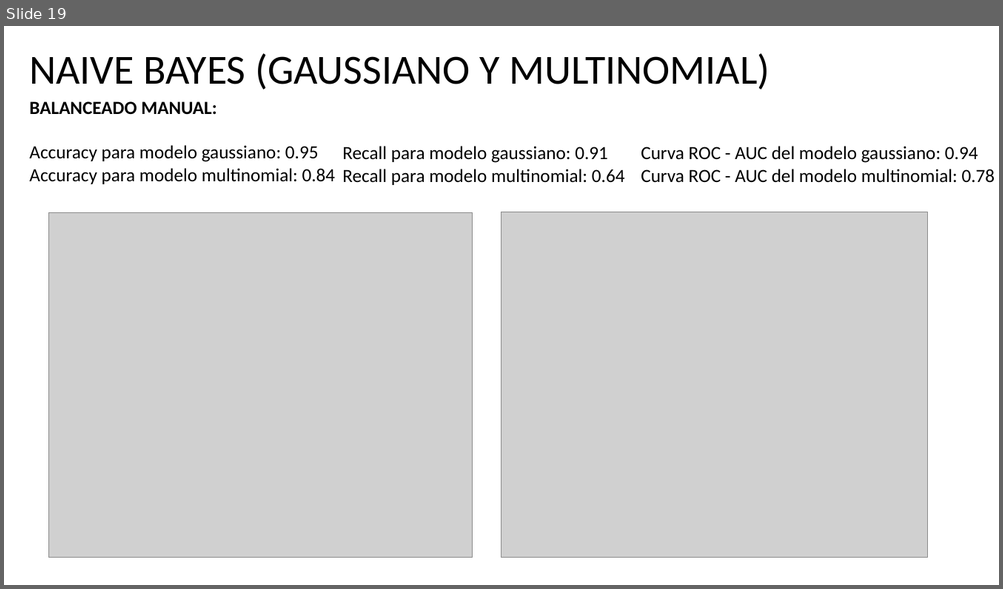
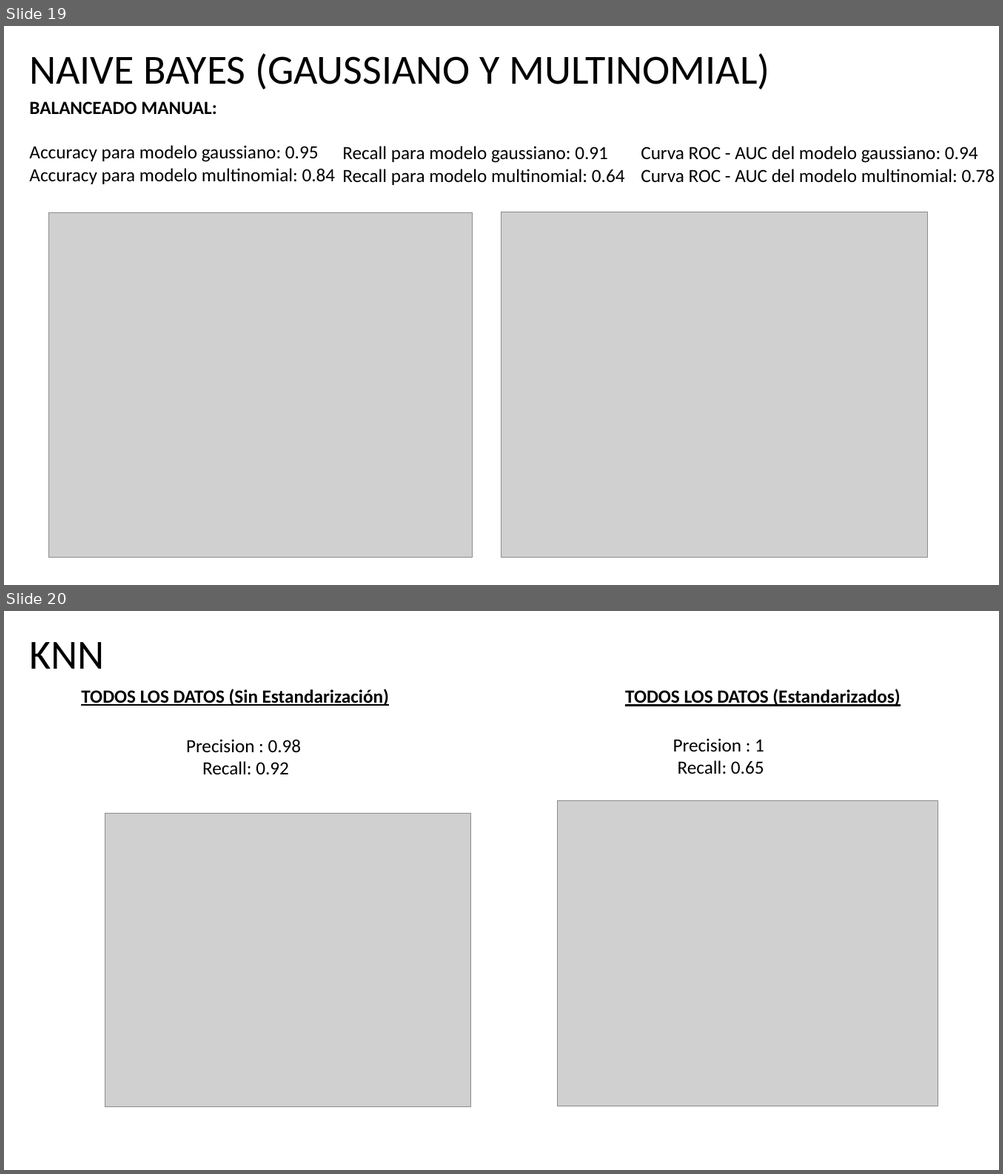
Before and after one commit to asasa293/limpieza_datos, a slide deck: TP3/TP3_Grupo12.pptx. Shown one above the other, each under a label of ours: slide 19 before the commit, slides 19 and 20 after it. The pictures are 1003x589 and 1003x1174 pixels, drawn with LibreOffice and Linux fonts; fonts in the diff are those of the drawing; grey boxes stand for pictures. Boxes give left, top, right and bottom in pixels: in the first picture for what was removed or moved away, otherwise in the second. Text is boxed around its words. In the diff, an @@ line names an element or a change of style, - is before the commit and + after.

```diff
--- a/TP3/TP3_Grupo12.pptx
+++ b/TP3/TP3_Grupo12.pptx
@@ slide 20 added at (x1=4, y1=611, x2=999, y2=1170), background #FFFFFF @@
@@ text added at (x1=29, y1=642, x2=104, y2=669), 40 pt, text #000000 @@
+KNN
@@ text added at (x1=81, y1=689, x2=389, y2=706), 18 pt, text #000000, bold, underline @@
+TODOS LOS DATOS (Sin Estandarización)
@@ text added at (x1=625, y1=689, x2=899, y2=706), 18 pt, text #000000, bold, underline @@
+TODOS LOS DATOS (Estandarizados)
@@ text added at (x1=186, y1=739, x2=301, y2=775), 18 pt, text #000000 @@
+Precision : 0.98
+Recall: 0.92
@@ text added at (x1=673, y1=738, x2=764, y2=775), 18 pt, text #000000 @@
+Precision : 1
+Recall: 0.65
@@ picture added at (x1=557, y1=800, x2=937, y2=1106) @@
@@ picture added at (x1=105, y1=813, x2=471, y2=1107) @@
```
Also in this commit, not shown: 2 other slides added.
